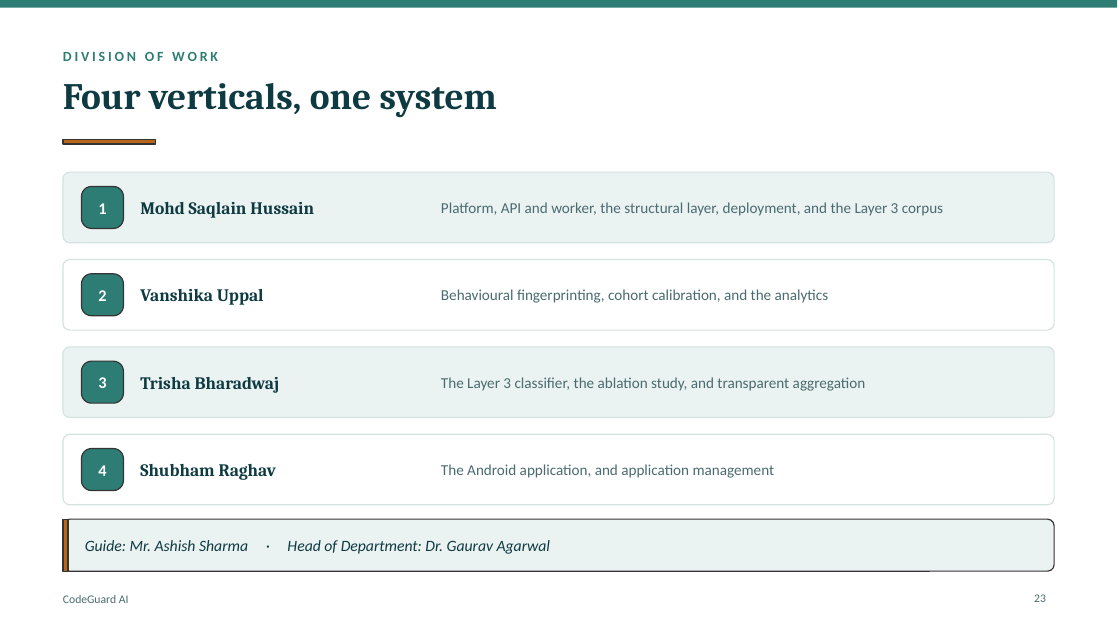
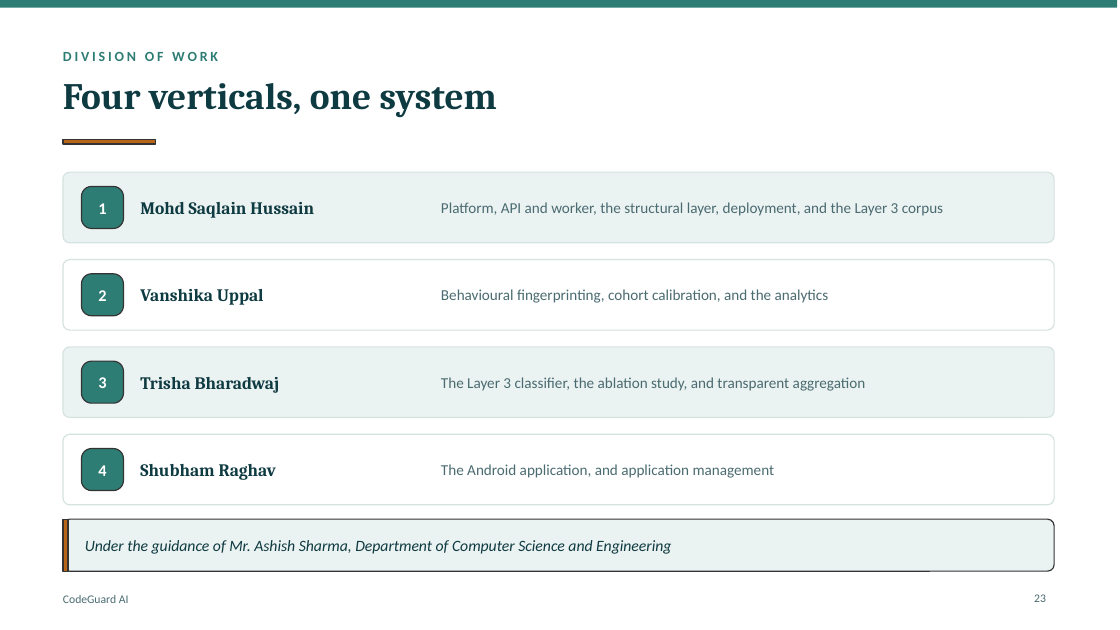
Before and after one commit to MohammadSaqlain124/codeguard-ai, a slide deck: slide 23 of docs/CodeGuard_AI_Presentation_v11.pptx. Drawn at 1120x630 pixels with LibreOffice and Linux fonts; fonts in the diff are those of the drawing. Boxes give left, top, right and bottom in pixels: in the first picture for what was removed or moved away, otherwise in the second. Text is boxed around its words. In the diff, an @@ line names an element or a change of style, - is before the commit and + after.

Commit message:
docs: rebuild deck v11 without stale HOD line

```diff
--- a/docs/CodeGuard_AI_Presentation_v11.pptx
+++ b/docs/CodeGuard_AI_Presentation_v11.pptx
@@ text at box(85, 540, 671, 554): text changed @@
-Guide: Mr. Ashish Sharma · Head of Department: Dr. Gaurav Agarwal
+Under the guidance of Mr. Ashish Sharma, Department of Computer Science and Engineering
```
Also in this commit, not shown: 1 other file.
